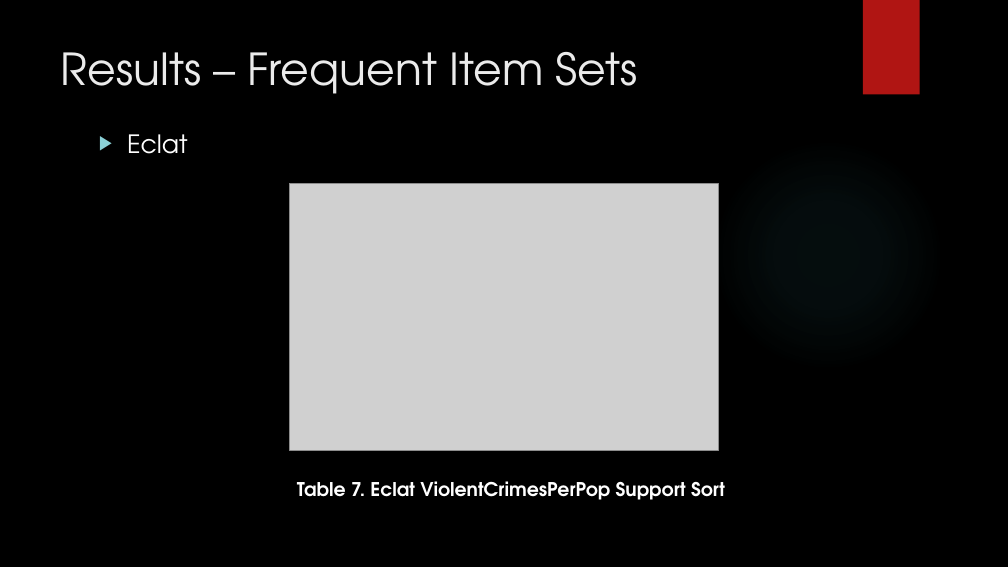
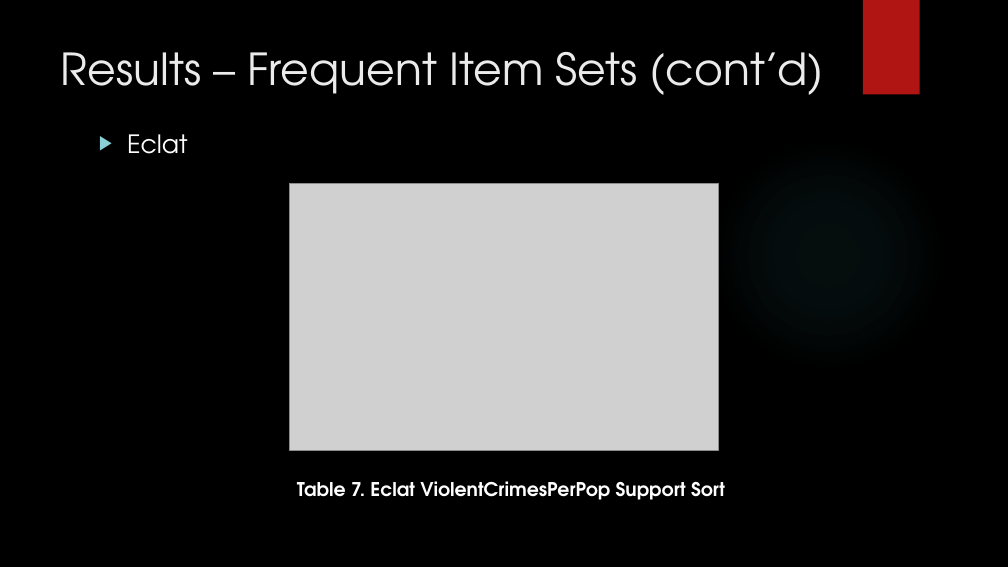
Before and after one commit to Polo08816/DataMining, a slide deck: slide 10 of GroupProject/GroupProject.pptx (slide 9 before the commit). Drawn at 1008x567 pixels with LibreOffice and Linux fonts; fonts in the diff are those of the drawing; grey boxes stand for pictures; background and template pictures are left out. Boxes give left, top, right and bottom in pixels: in the first picture for what was removed or moved away, otherwise in the second. Text is boxed around its words. In the diff, an @@ line names an element or a change of style, - is before the commit and + after.

```diff
--- a/GroupProject/GroupProject.pptx
+++ b/GroupProject/GroupProject.pptx
@@ title at [61, 52, 824, 95]: text changed @@
-Results – Frequent Item Sets
+Results – Frequent Item Sets (cont’d)
```
Also in this commit, not shown: 9 other slides changed, 2 slides added.
